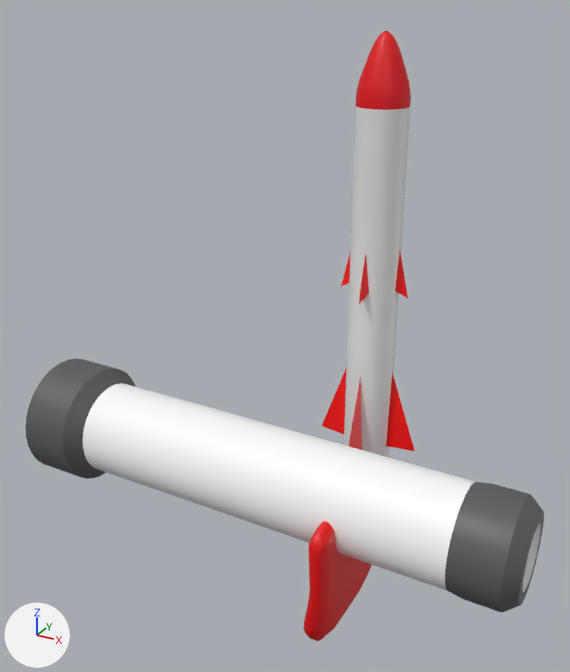
An edit to the Blender file Missile.blend, drawn before and after from the same camera.
Camera for both pictures: a 50 mm lens placed at (1.87, -4.62, 3.2), pointed at (-0.35, -0.58, 1.18). Every picture has the same lights, and +X, +Y and +Z are marked at lower left.

Objects in the first picture: 'Launcher', 'Missile'.
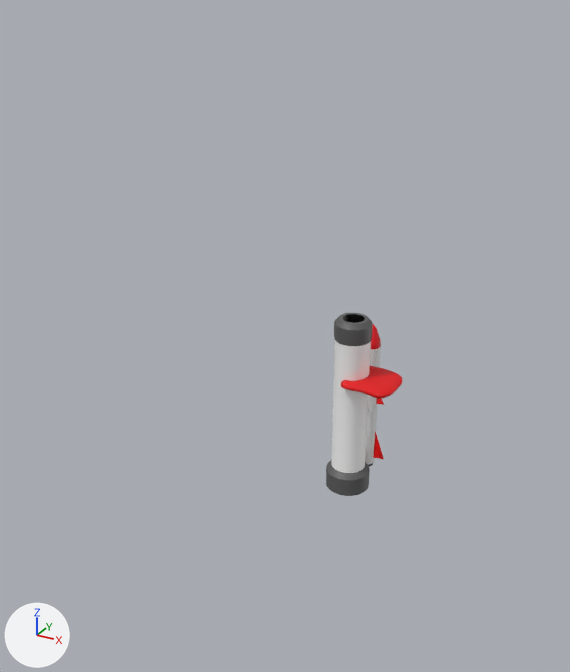
Commit message: Add MissileLauncher.lsl Mesh: Fix: direction of launcher

What differs and where, as boxes [x1, y1, x2, y2] in the pictures (570 x 672 px; the box of a moved part takes in the faces that stretch with it):
'Launcher', reshaped (85% narrower, 35% shorter)
    before: [26, 358, 544, 641]
    after: [326, 313, 402, 496]
'Missile', reshaped
    before: [322, 31, 415, 457]
    after: [365, 324, 384, 466]
part 1 of me_launcher, moved or reshaped
    before: [303, 521, 372, 641]
    after: [341, 366, 402, 399]
part 2 of me_launcher, added
    after: [331, 313, 373, 473]
part 3 of me_launcher, added
    after: [326, 461, 370, 496]
part 4 of me_launcher, added
    after: [342, 314, 365, 323]
part 5 of me_launcher, deleted
    before: [26, 358, 544, 612]

The change, as a list of edits to the scene's bpy script:
```text
Add mat_03_tunnel:
    mat_03_tunnel = principled_material('03-Tunnel')
    mat_03_tunnel.base_color = (0.0, 0.0, 0.0)  # black #000000
Change me_launcher:
    used by ob_launcher; location = (0.0, 0.0, 0.0)
    remove me_launcher.from_pydata(...)  # 656 vertices, 654 faces; spans x -2.0..1.38, y -1.42..-0.49, z -0.49..0.78
    add me_launcher.from_pydata(...)  # 752 vertices, 654 faces; spans x -0.15..0.33, y -0.5..-0.15, z 0.01..1.28
    me_launcher part 1: the loose piece of 368 vertices spanning x 0.2..0.36, y -1.42..-0.49, z -0.49..0.45 is turned -90 degrees about the y axis through its middle and scaled by 0.375, then moved by (-0.13, 0.63, 0.89)
    me_launcher part 2: a new loose piece of 192 vertices spanning x -0.12..0.12, y -0.45..-0.2, z 0.19..1.28
    me_launcher part 3: a new loose piece of 128 vertices spanning x -0.15..0.15, y -0.47..-0.17, z 0.01..0.19, in mat_02_tail (dark grey #5c5c5c)
    me_launcher part 4: a new loose piece of 64 vertices spanning x -0.07..0.07, y -0.4..-0.25, z 0.01..1.28, in mat_03_tunnel (black #000000)
    me_launcher part 5: the loose piece of 288 vertices spanning x -2.0..1.38, y -1.36..-0.56, z -0.02..0.78 is deleted
    add me_launcher.materials.append(mat_03_tunnel)  # black #000000
Change me_cylinder:
    used by ob_missile; location = (0.0, 0.0, 0.0)
    remove me_cylinder.from_pydata(...)  # 650 vertices, 704 faces; spans x -0.37..0.37, y -0.36..0.37, z 0.04..2.98
    add me_cylinder.from_pydata(...)  # 650 vertices, 704 faces; spans x -0.14..0.14, y -0.13..0.14, z 0.02..1.12
    me_cylinder part 6: 650 of 650 vertices moved; they spanned x -0.37..0.37, y -0.36..0.37, z 0.04..2.98 and now span x -0.14..0.14, y -0.13..0.14, z 0.02..1.12; mean shift (0.0, 0.0, -1.04); largest move (0.0, 0.0, 2.98) -> (0.0, 0.01, 1.12)
```
